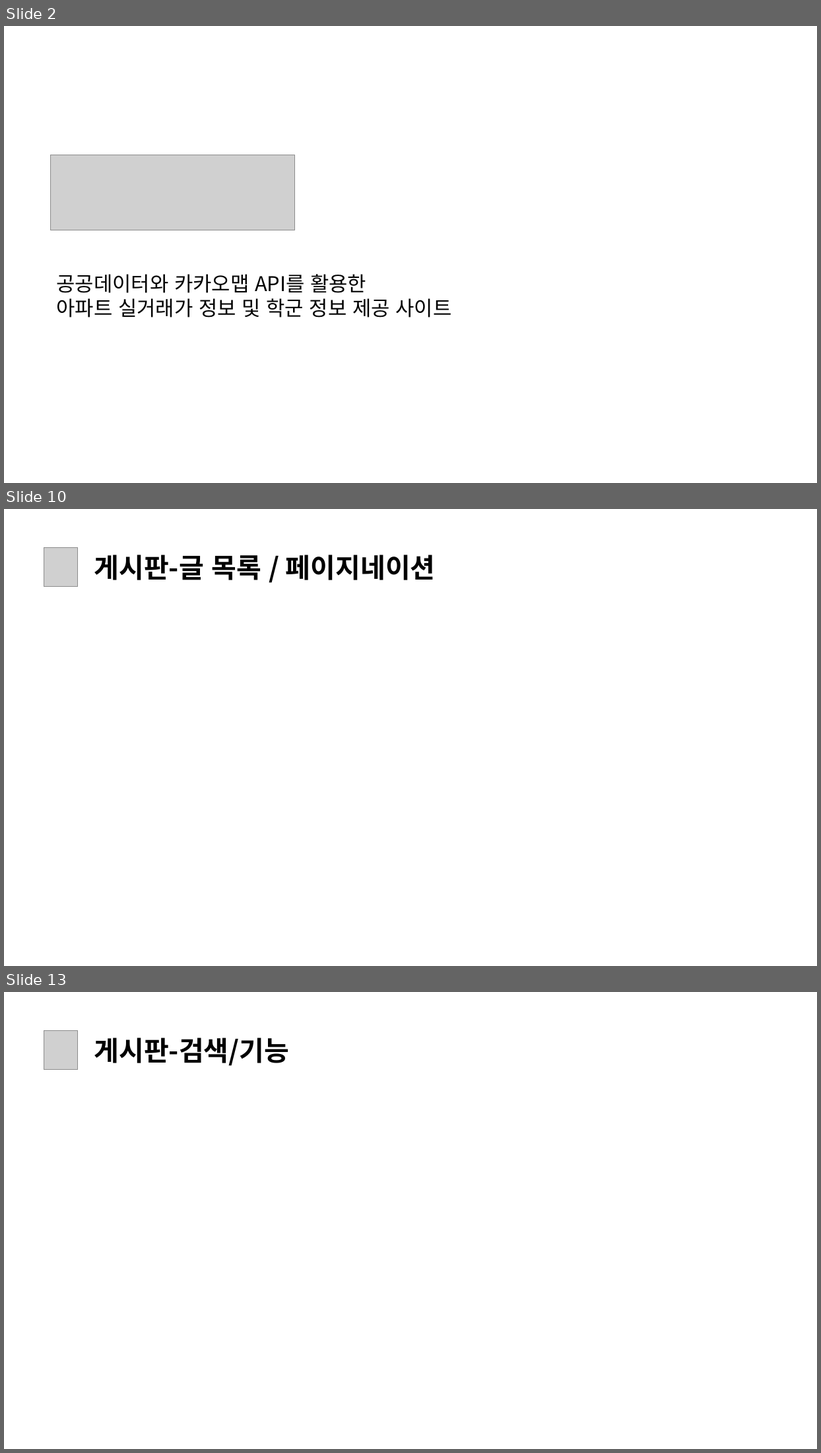
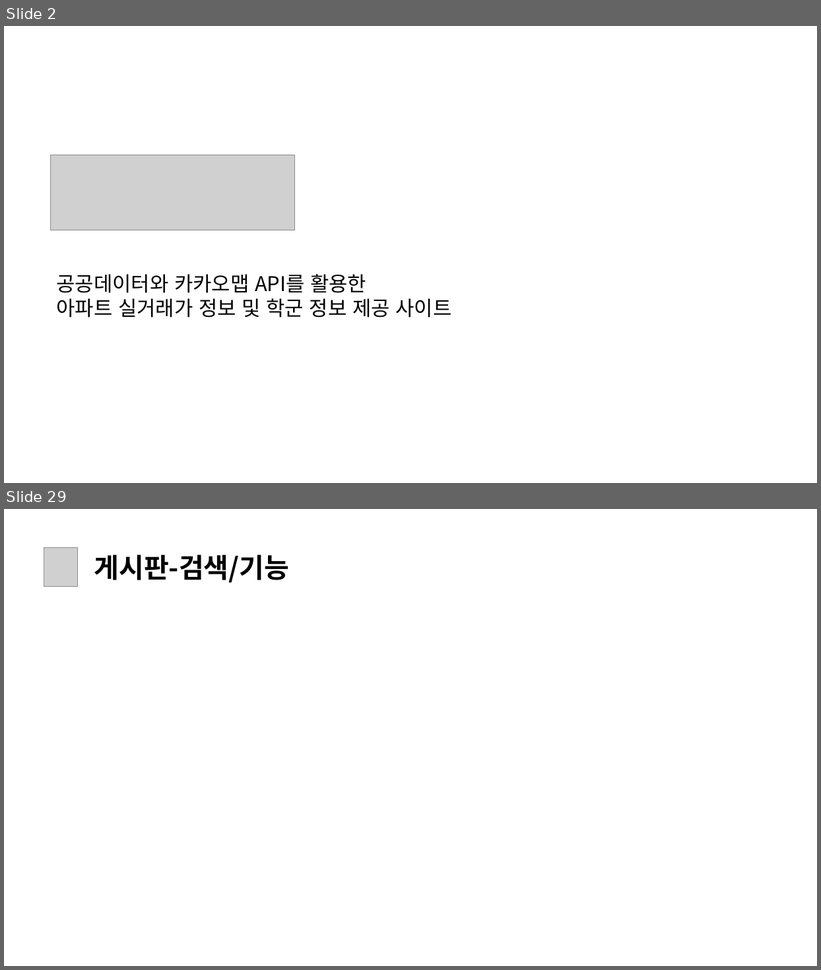
Before and after one commit to daseullll/HappyHouse, a slide deck: happyhouse_광주4반.pptx. Shown one above the other, each under a label of ours: slides 2, 10 and 13 before the commit, slides 2 and 29 after it; the slides between them are not shown. The pictures are 821x1453 and 821x970 pixels, drawn with LibreOffice and Linux fonts; fonts in the diff are those of the drawing; grey boxes stand for pictures. Boxes give left, top, right and bottom in pixels: in the first picture for what was removed or moved away, otherwise in the second. Text is boxed around its words. In the diff, an @@ line names an element or a change of style, - is before the commit and + after.

```diff
--- a/happyhouse_광주4반.pptx
+++ b/happyhouse_광주4반.pptx
@@ slide 10 removed at (x1=4, y1=509, x2=817, y2=966), background #FFFFFF @@
@@ picture removed at (x1=44, y1=547, x2=78, y2=586) @@
@@ text removed at (x1=94, y1=555, x2=436, y2=580) @@
-게시판-글 목록 / 페이지네이션
@@ what was slide 13 is now slide 29 @@
```
Also in this commit, not shown: 11 slides changed, 18 slides added, 2 other slides removed, 2 other files.
